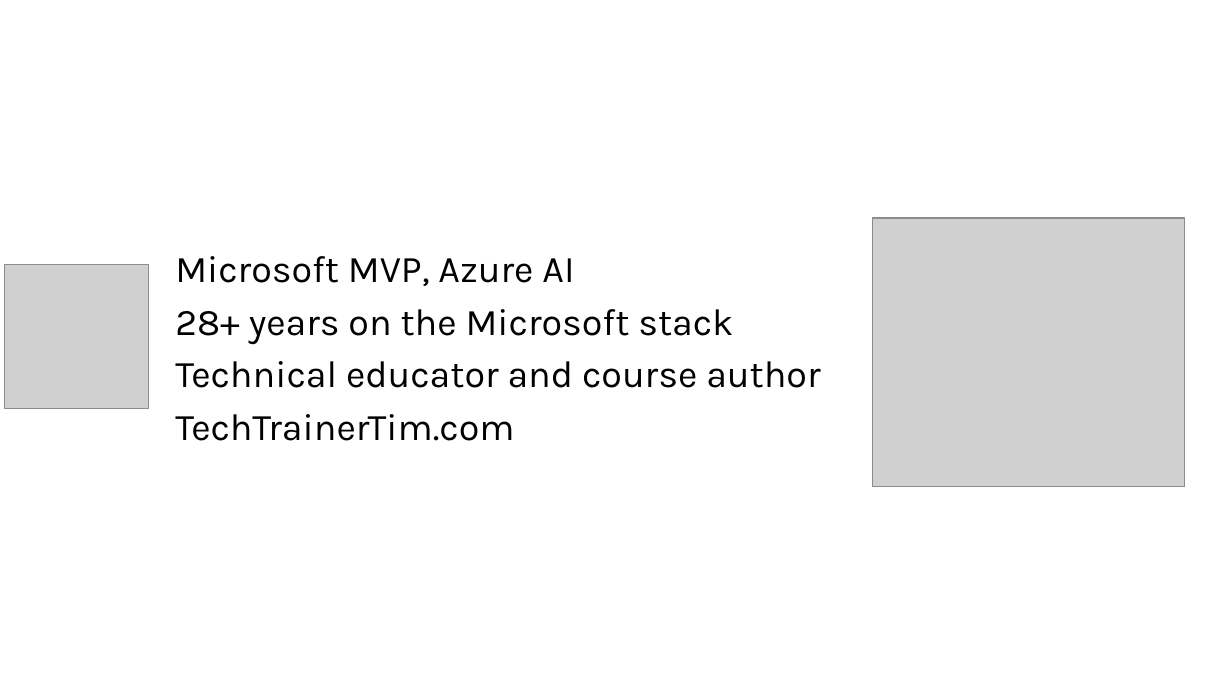
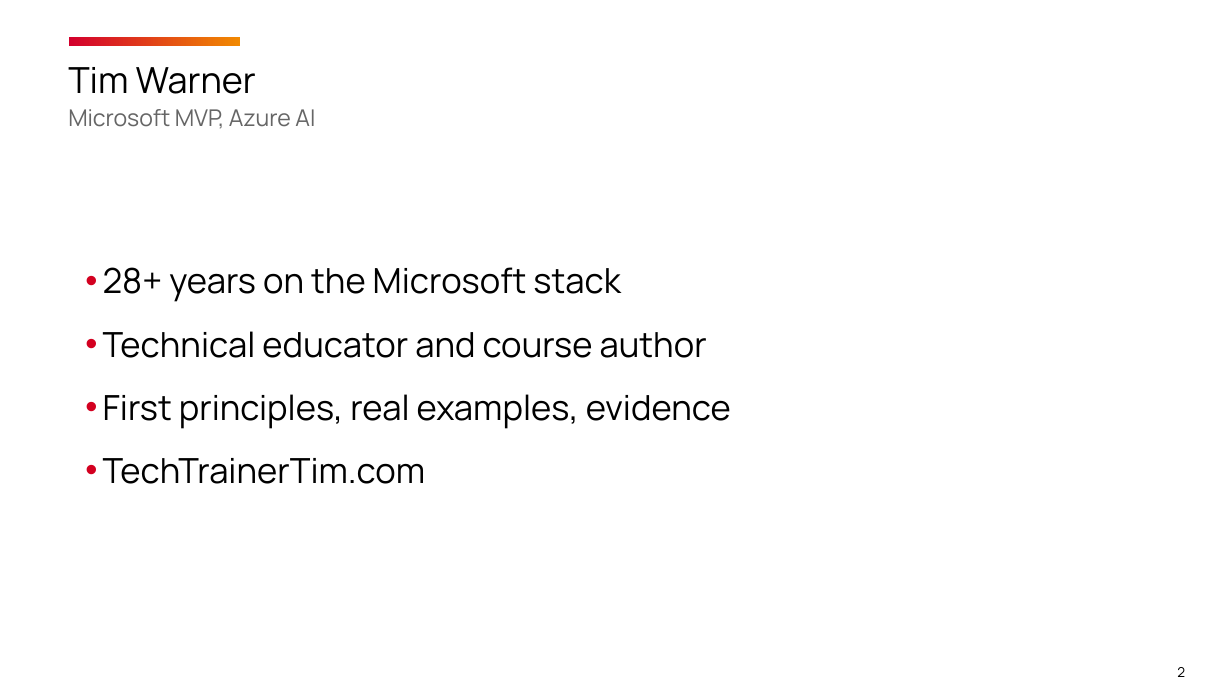
Before and after one commit to timothywarner-org/copilot-cert-prep, a slide deck: slide 2 of warner-github-cert-prep-september-2026.pptx. Drawn at 1232x693 pixels with LibreOffice and Linux fonts; fonts in the diff are those of the drawing; grey boxes stand for pictures; background and template pictures are left out. Boxes give left, top, right and bottom in pixels: in the first picture for what was removed or moved away, otherwise in the second. Text is boxed around its words. In the diff, an @@ line names an element or a change of style, - is before the commit and + after.

Commit message:
Apply OReilly template and four-segment course refresh

```diff
--- a/warner-github-cert-prep-september-2026.pptx
+++ b/warner-github-cert-prep-september-2026.pptx
@@ title "Tim Warner": place and size @@
-title "Tim Warner" at (154,0,1170,68)
+title "Tim Warner" at (68,67,315,129)
@@ rectangle added at (70,36,241,46), fill gradient #D3002D to #F18901 @@
@@ title at (68,67,256,94): size 36 to 21 pt, font Karla to Manrope, text colour #FFFFFF to #000000 in "Tim Warner"; line spacing 1 to 1.08 @@
@@ title at (68,109,315,129): paragraph added @@
+Microsoft MVP, Azure AI
@@ picture removed at (872,218,1184,487) @@
@@ picture removed at (5,265,149,409) @@
@@ text "28+ years on the Microsoft ...": place and size @@
-text "28+ years on the Microsoft ..." at (175,256,820,441)
+text "28+ years on the Microsoft ..." at (103,267,731,484)
@@ text "28+ years on the Microsoft ..." at (103,267,731,484): vertical alignment middle to top @@
@@ text at (103,267,707,484): size 22 to 20.2 pt, font Karla to Manrope in "28+ years on the Microsoft stack", "Technical educator and course author", "TechTrainerTim.com"; bullet none to •; line spacing 1 to 1.15; more space between paragraphs @@
@@ text at (175,256,574,286): paragraph removed @@
-Microsoft MVP, Azure AI
@@ text at (103,394,731,429): paragraph added @@
+• First principles, real examples, evidence
@@ page number added at (1177,667,1185,677), 8 pt, text #000000 @@
+2
```
Also in this commit, not shown: 19 other slides changed, 8 slides added, 4 slides removed, 28 other files.
